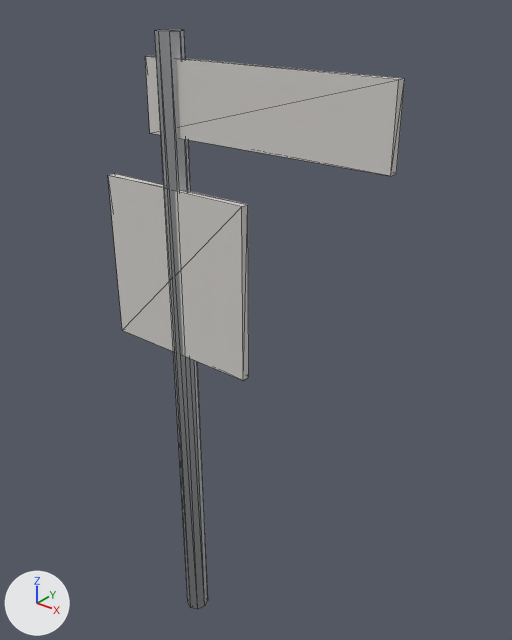
The glTF model public/models/props/street_sign.glb as it was, and as the next commit left it.
Before and after are seen from a camera (50 mm lens) standing at (1.67, -1.66, 2.55) and looking at (0.23, 0.13, 1.43). Arrows for +X, +Y and +Z are at lower left; the lights stay in place. The picture after the commit comes second. Mesh edges are drawn as thin lines. Where no turn or scale is listed for an object, it has been applied to the vertices. Vertices at exactly the same position are counted once.

Before the edit, the objects in view are built like this:
```python
mat_metal_galv = principled_material('metal_galv')
mat_metal_galv.base_color = (0.6, 0.62, 0.64)  # light grey #cbced1
mat_metal_galv.metallic = 1.0
mat_metal_galv.roughness = 0.4
mat_plastic_signage = principled_material('plastic_signage')
mat_plastic_signage.base_color = (0.65, 0.63, 0.6)  # light grey #d3d0cb
mat_plastic_signage.roughness = 0.85
me_props_street_sign = bpy.data.meshes.new('props_street_sign')
me_props_street_sign.from_pydata(...)  # an 8-sided cylinder along z spanning x -0.29..-0.2, y -0.04..0.04, z -1.2..1.2, material slot 0; a box spanning x -0.35..0.55, y -0.01..0.01, z 0.88..1.12, material slot 1; a box spanning x -0.55..0.07, y -0.04..0.0, z 0.09..0.71, material slot 1
me_props_street_sign.materials.append(mat_metal_galv)  # light grey #cbced1
me_props_street_sign.materials.append(mat_plastic_signage)  # light grey #d3d0cb
ob_props_street_sign = bpy.data.objects.new('props_street_sign', me_props_street_sign)
ob_props_street_sign.location = (0.245, 0.0, 1.2)
```
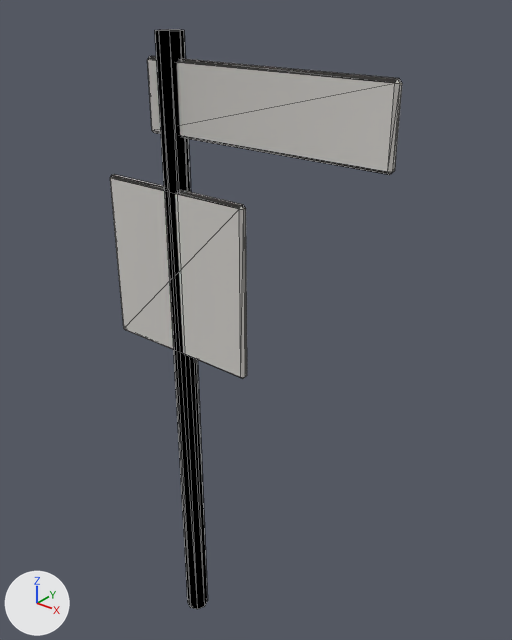
Where the change shows, as pixel boxes (x1, y1, x2, y2) in the pictures (512 x 640 px):
'props_street_sign', recoloured, reshaped: before (108, 29, 405, 609); after (110, 29, 402, 609)
part 1 of me_props_street_sign, rebuilt: before (145, 56, 405, 176); after (147, 56, 402, 175)
part 2 of me_props_street_sign, rebuilt: before (108, 173, 249, 380); after (110, 174, 247, 378)

The change, as a diff of the scene's bpy script:
```diff
--- a/public/models/props/street_sign.glb.py
+++ b/public/models/props/street_sign.glb.py
@@ mat_metal_galv @@
 n0 = _N.new('ShaderNodeBsdfPrincipled'); n0.name = 'Principled BSDF'
-n0.inputs[0].default_value = (0.6, 0.62, 0.64, 1.0)  # 'Base Color', light grey #cbced1
 n0.inputs[1].default_value = 1.0  # 'Metallic'
@@ mat_metal_galv @@
 n1 = _N.new('ShaderNodeOutputMaterial'); n1.name = 'Material Output'
+n2 = _N.new('ShaderNodeMix'); n2.name = 'Mix'
+n2.data_type = 'RGBA'
+n2.blend_type = 'MULTIPLY'
+n2.inputs[0].default_value = 1.0  # 'Factor'
+n2.inputs[7].default_value = (0.6, 0.62, 0.64, 1.0)  # 'B', light grey #cbced1
+n3 = _N.new('ShaderNodeVertexColor'); n3.name = 'Color Attribute'
 _L.new(n0.outputs[0], n1.inputs[0])  # 'BSDF' to 'Surface'
+_L.new(n2.outputs[2], n0.inputs[0])  # 'Result' to 'Base Color'
+_L.new(n3.outputs[0], n2.inputs[6])  # 'Color' to 'A'
@@ mat_plastic_signage @@
 n0 = _N.new('ShaderNodeBsdfPrincipled'); n0.name = 'Principled BSDF'
-n0.inputs[0].default_value = (0.65, 0.63, 0.6, 1.0)  # 'Base Color', light grey #d3d0cb
 n0.inputs[2].default_value = 0.85  # 'Roughness'
 n1 = _N.new('ShaderNodeOutputMaterial'); n1.name = 'Material Output'
+n2 = _N.new('ShaderNodeMix'); n2.name = 'Mix'
+n2.data_type = 'RGBA'
+n2.blend_type = 'MULTIPLY'
+n2.inputs[0].default_value = 1.0  # 'Factor'
+n2.inputs[7].default_value = (0.65, 0.63, 0.6, 1.0)  # 'B', light grey #d3d0cb
+n3 = _N.new('ShaderNodeVertexColor'); n3.name = 'Color Attribute'
 _L.new(n0.outputs[0], n1.inputs[0])  # 'BSDF' to 'Surface'
+_L.new(n2.outputs[2], n0.inputs[0])  # 'Result' to 'Base Color'
+_L.new(n3.outputs[0], n2.inputs[6])  # 'Color' to 'A'
@@ me_props_street_sign @@
 # used by ob_props_street_sign; location = (0.245, 0.0, 1.2)
-me_props_street_sign.from_pydata(...)  # 34 vertices, 56 faces; spans x -0.55..0.55, y -0.04..0.04, z -1.2..1.2
+me_props_street_sign.from_pydata(...)  # 66 vertices, 120 faces; spans x -0.55..0.55, y -0.04..0.04, z -1.2..1.2
+# me_props_street_sign part 1: the loose piece of 8 vertices spanning x -0.35..0.55, y -0.01..0.01, z 0.88..1.12 is rebuilt with 24 vertices and now spans x -0.35..0.55, y -0.01..0.01, z 0.88..1.12
+# me_props_street_sign part 2: the loose piece of 8 vertices spanning x -0.55..0.07, y -0.04..0.0, z 0.09..0.71 is rebuilt with 24 vertices and now spans x -0.55..0.07, y -0.04..0.0, z 0.09..0.71
 me_props_street_sign.materials.append(mat_metal_galv)
```
